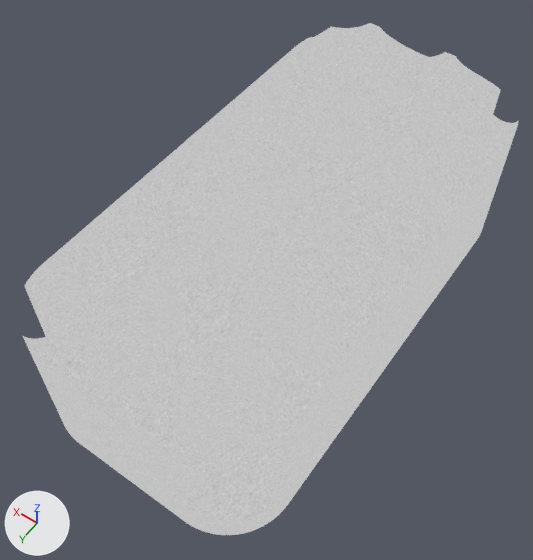
Renders of the glTF model AAA.glb from each side of a commit.
One viewpoint serves both versions: a 50 mm camera at (-0.75, 0.86, 3.74) aimed at (0.75, -1.24, 0.43). The axes (+X, +Y, +Z) are drawn at lower left. The lights are the same throughout.

Objects in the first picture: 'AAA'.
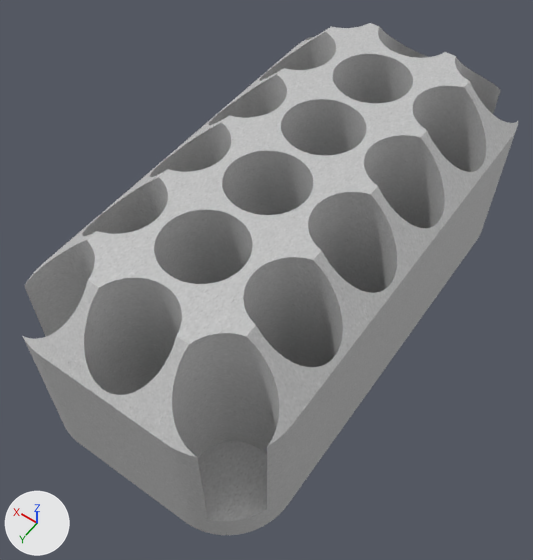
Pixel boxes (x1, y1, x2, y2) of what changed, in the pictures (533 x 560 px):
'AAA', recoloured: (22, 25, 518, 535) in both

Diff of the bpy script that builds the scene:
```diff
--- a/AAA.glb.py
+++ b/AAA.glb.py
@@ mat_material @@
 _N = mat_material.node_tree.nodes; _L = mat_material.node_tree.links
-n0 = _N.new('ShaderNodeEmission'); n0.name = 'Emission'
-n1 = _N.new('ShaderNodeLightPath'); n1.name = 'Light Path'
-n2 = _N.new('ShaderNodeBsdfTransparent'); n2.name = 'Transparent BSDF'
-n3 = _N.new('ShaderNodeMixShader'); n3.name = 'Mix Shader'
+n6 = _N.new('ShaderNodeBsdfPrincipled'); n6.name = 'Principled BSDF'
 n4 = _N.new('ShaderNodeOutputMaterial'); n4.name = 'Material Output'
@@ mat_material @@
 n5 = _N.new('ShaderNodeTexImage'); n5.name = 'Image Texture'
 n5.image = img_speckledbake
-_L.new(n1.outputs[0], n3.inputs[0])  # 'Is Camera Ray' to 'Factor'
-_L.new(n2.outputs[0], n3.inputs[1])  # 'BSDF' to 'Shader'
-_L.new(n0.outputs[0], n3.inputs[2])  # 'Emission' to 'Shader'
-_L.new(n3.outputs[0], n4.inputs[0])  # 'Shader' to 'Surface'
-_L.new(n5.outputs[0], n0.inputs[0])  # 'Color' to 'Color'
+_L.new(n6.outputs[0], n4.inputs[0])  # 'BSDF' to 'Surface'
+_L.new(n5.outputs[0], n6.inputs[0])  # 'Color' to 'Base Color'
```
